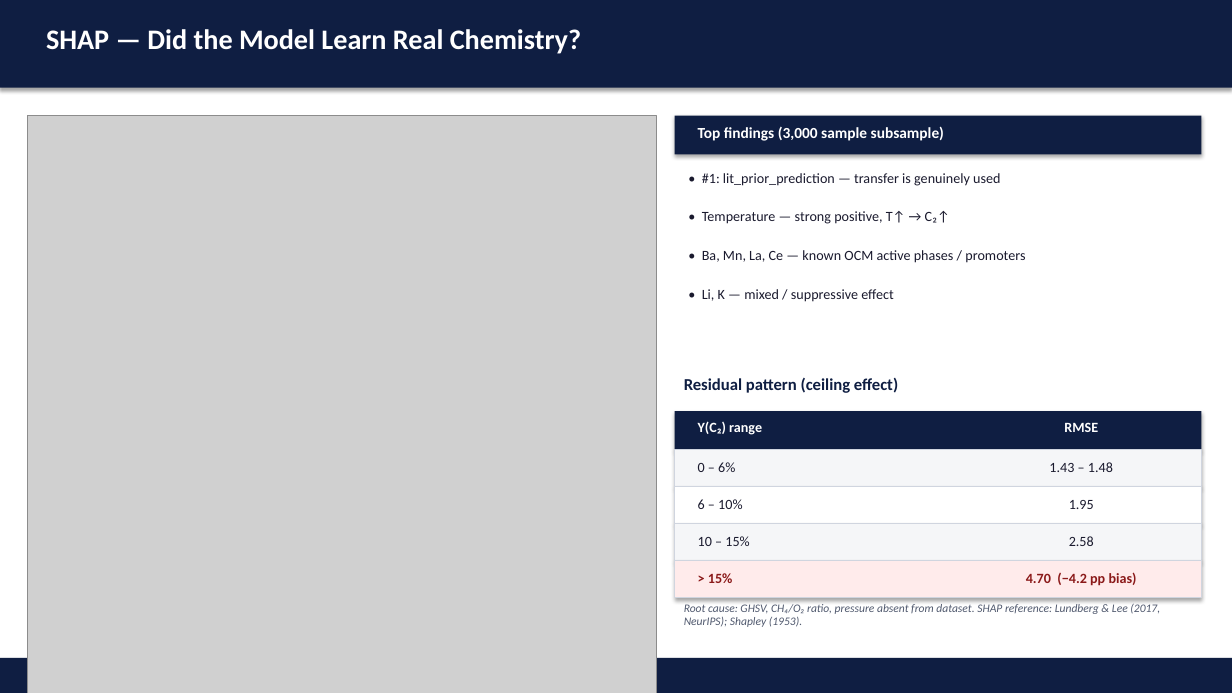
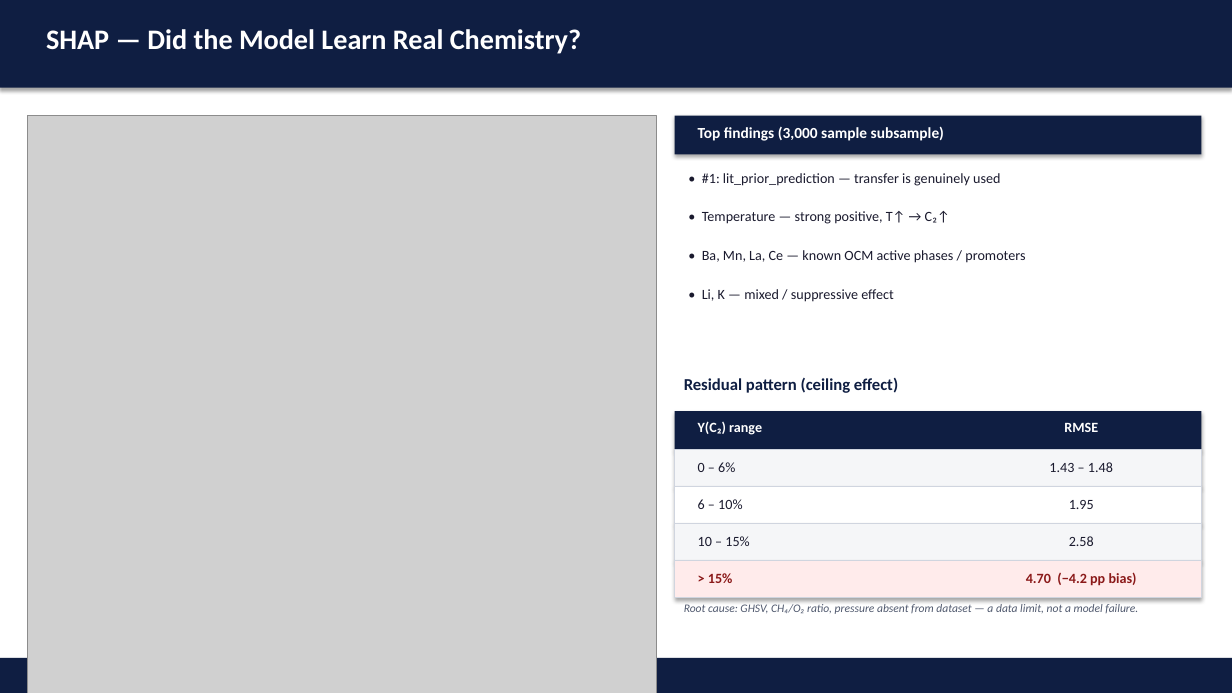
Before and after one commit to ParthN9i4/OCM-Dataset-JAIST, a slide deck: slide 10 of ocm_presentation.pptx. Drawn at 1232x693 pixels with LibreOffice and Linux fonts; fonts in the diff are those of the drawing; grey boxes stand for pictures. Boxes give left, top, right and bottom in pixels: in the first picture for what was removed or moved away, otherwise in the second. Text is boxed around its words. In the diff, an @@ line names an element or a change of style, - is before the commit and + after.

```diff
--- a/ocm_presentation.pptx
+++ b/ocm_presentation.pptx
@@ text at [684, 604, 1138, 614]: text changed @@
-Root cause: GHSV, CH₄/O₂ ratio, pressure absent from dataset. SHAP reference: Lundberg & Lee (2017, NeurIPS); Shapley (1953).
+Root cause: GHSV, CH₄/O₂ ratio, pressure absent from dataset — a data limit, not a model failure.
```
Also in this commit, not shown: 5 other slides changed, 1 slide added, 1 slide removed, 4 other files.
